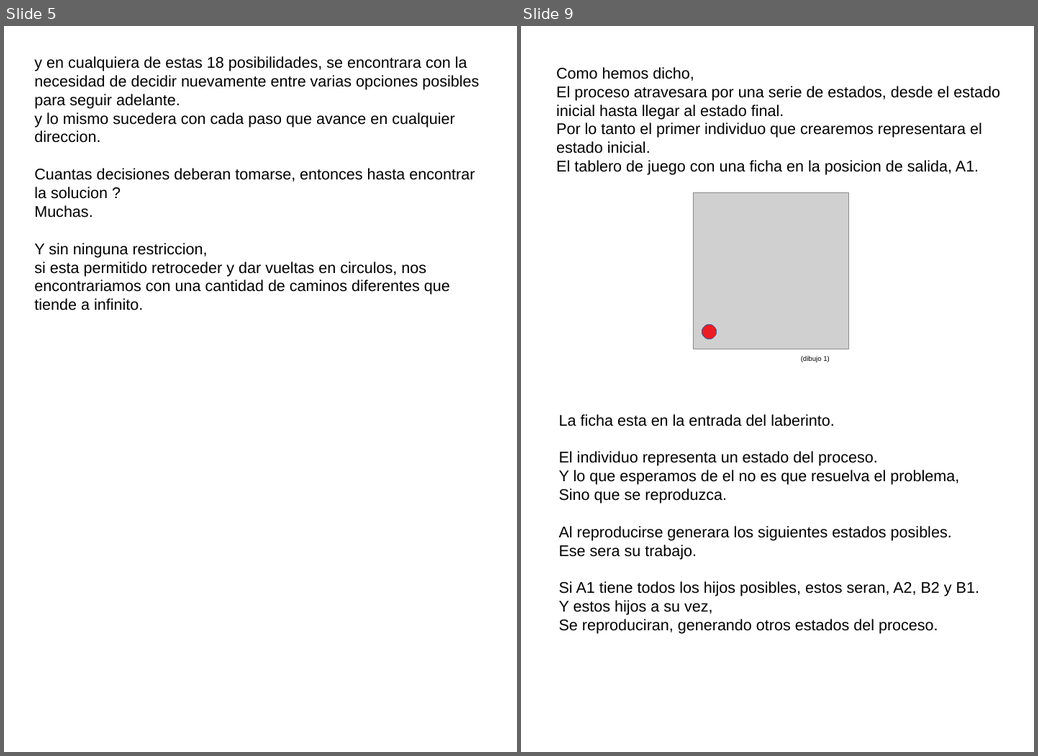
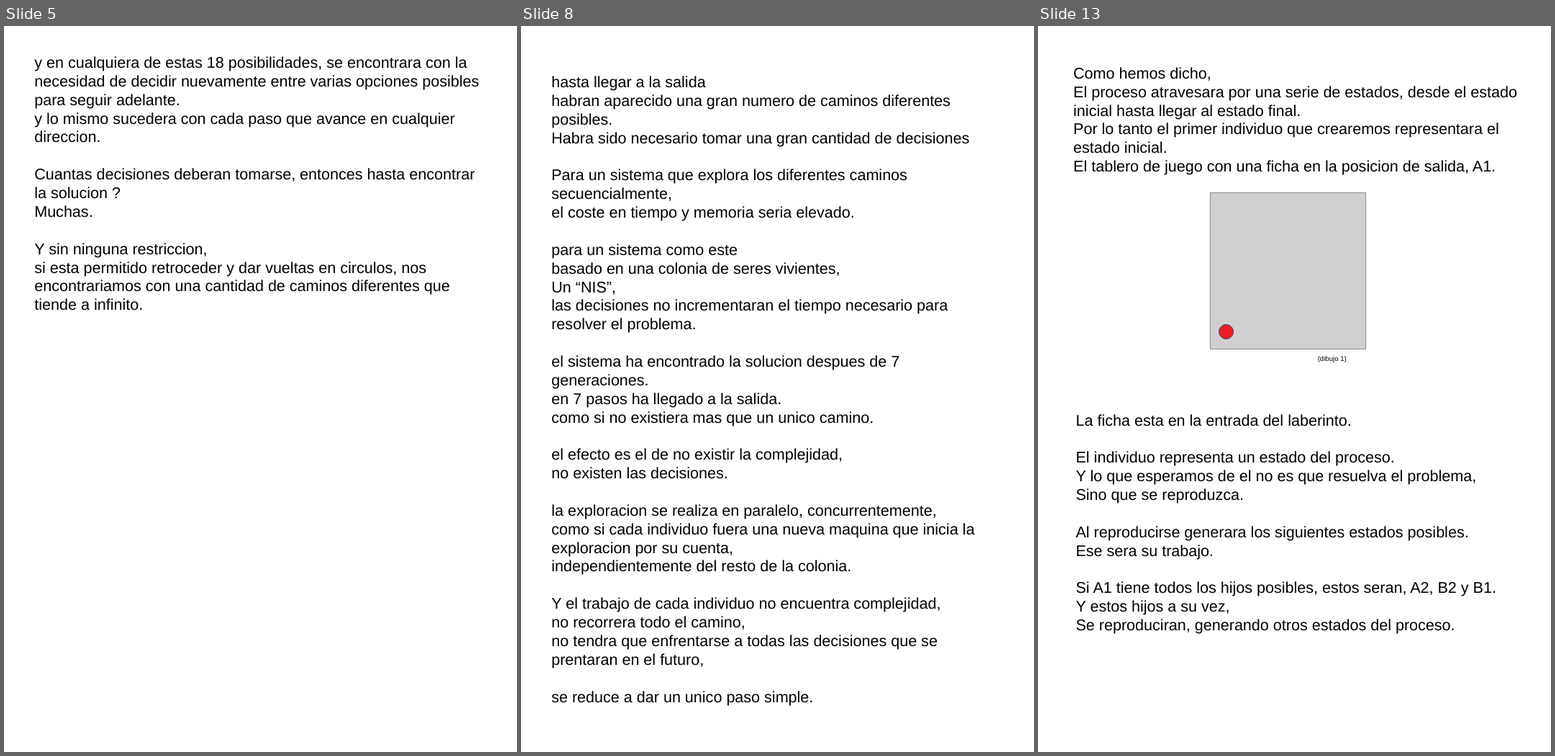
Before and after one commit to fabhrius/La-Cosa, a slide deck: capitulos/Potencia del sistema/Potencia del sistema.odp. Shown side by side, each under a label of ours: slides 5 and 9 before the commit, slides 5, 8 and 13 after it; the slides between them are not shown. The pictures are 1038x756 and 1555x756 pixels, drawn with LibreOffice and Linux fonts; fonts in the diff are those of the drawing; grey boxes stand for pictures. Boxes give left, top, right and bottom in pixels: in the first picture for what was removed or moved away, otherwise in the second. Text is boxed around its words. In the diff, an @@ line names an element or a change of style, - is before the commit and + after.

```diff
--- a/capitulos/Potencia del sistema/Potencia del sistema.odp
+++ b/capitulos/Potencia del sistema/Potencia del sistema.odp
@@ slide 8 added at [521, 26, 1034, 752], background #FFFFFF @@
@@ text added at [551, 76, 975, 668], 18 pt, text #000000 @@
+hasta llegar a la salida
+habran aparecido una gran numero de caminos diferentes posibles.
+Habra sido necesario tomar una gran cantidad de decisiones
+Para un sistema que explora los diferentes caminos secuencialmente,
+el coste en tiempo y memoria seria elevado.
+para un sistema como este
+basado en una colonia de seres vivientes,
+Un “NIS”,
+las decisiones no incrementaran el tiempo necesario para resolver el problema.
+el sistema ha encontrado la solucion despues de 7 generaciones.
+en 7 pasos ha llegado a la salida.
+como si no existiera mas que un unico camino.
+el efecto es el de no existir la complejidad,
+no existen las decisiones.
+la exploracion se realiza en paralelo, concurrentemente,
+como si cada individuo fuera una nueva maquina que inicia la exploracion por su cuenta,
+independientemente del resto de la colonia.
+Y el trabajo de cada individuo no encuentra complejidad,
+no recorrera todo el camino,
+no tendra que enfrentarse a todas las decisiones que se prentaran en el futuro,
+se reduce a dar un unico paso simple.
@@ what was slide 9 is now slide 13 @@
```
Also in this commit, not shown: 1 slide changed, 5 other slides added, 2 slides removed, 1 other file.
